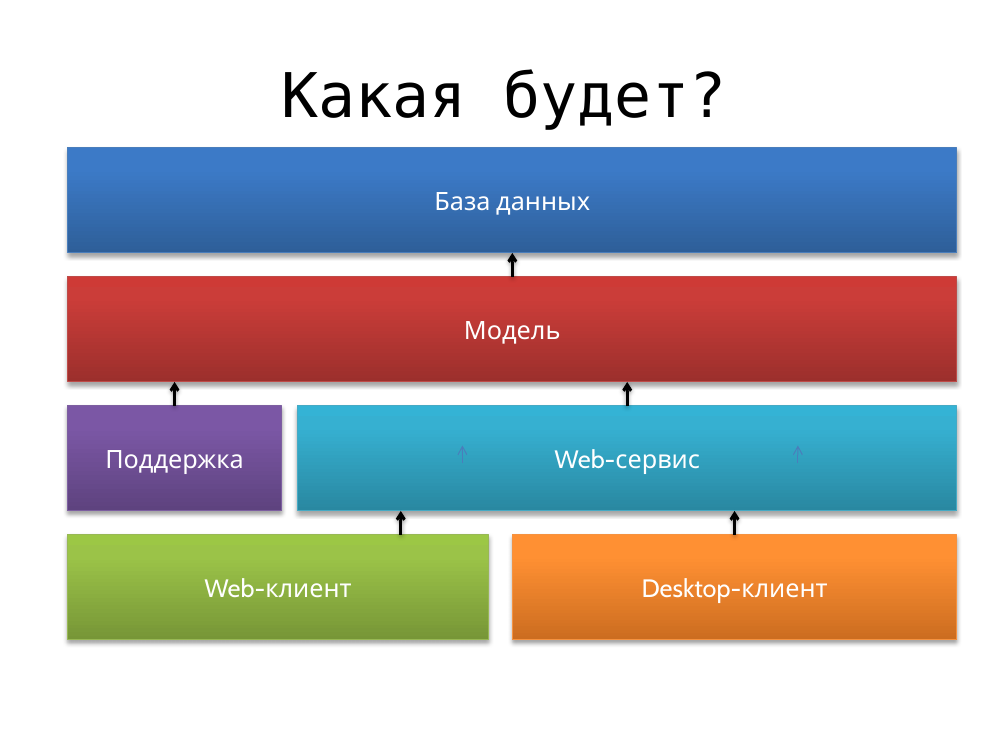
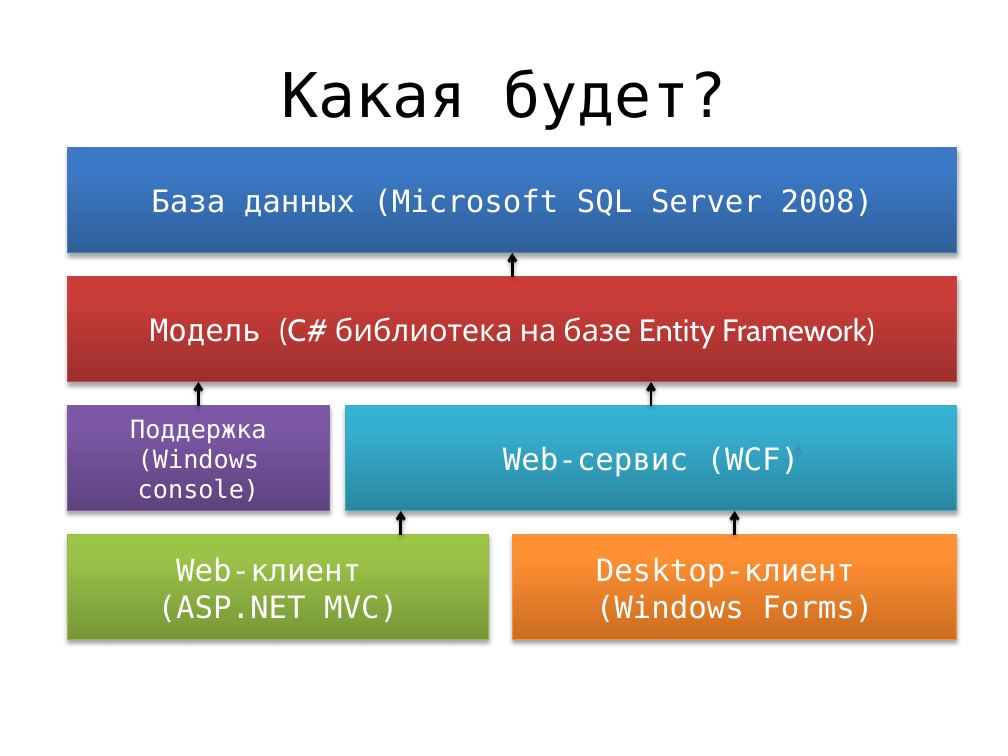
Before and after one commit to jpedraza/Health, a slide deck: slide 15 of Presentation/main.pptx (slide 13 before the commit). Drawn at 1008x756 pixels with LibreOffice and Linux fonts; fonts in the diff are those of the drawing. Boxes give left, top, right and bottom in pixels: in the first picture for what was removed or moved away, otherwise in the second. Text is boxed around its words. In the diff, an @@ line names an element or a change of style, - is before the commit and + after.

```diff
--- a/Presentation/main.pptx
+++ b/Presentation/main.pptx
@@ text in rectangle at [151, 188, 874, 217]: text changed; size 18 to 22 pt; font Cabin to DejaVu Sans Mono @@
-База данных
+База данных (Microsoft SQL Server 2008)
@@ text in rectangle at [150, 317, 875, 348]: text changed; size 18 to 22 pt @@
-Модель
+Модель (C# библиотека на базе Entity Framework)
@@ arrow moved from (174, 406) - (174, 382) to (199, 406) - (199, 382) @@
@@ arrow moved from (627, 406) - (627, 382) to (651, 406) - (651, 382) @@
@@ rectangle "Поддержка": place and size @@
-rectangle "Поддержка" at [68, 406, 282, 511]
+rectangle "Поддержка" at [68, 406, 330, 511]
@@ text in rectangle at [130, 419, 267, 443]: font Cabin to DejaVu Sans Mono in "Поддержка" @@
@@ rectangle "Web-сервис (WCF)": place and size @@
-rectangle "Web-сервис (WCF)" at [297, 406, 957, 511]
+rectangle "Web-сервис (WCF)" at [346, 406, 958, 511]
@@ text in rectangle at [138, 449, 259, 502]: paragraph added @@
+(Windows console)
@@ arrow removed from (463, 464) to (463, 446) @@
@@ text in rectangle at [503, 446, 800, 477]: text changed; size 18 to 22 pt; font Cabin to DejaVu Sans Mono @@
-Web-сервис
+Web-сервис (WCF)
@@ text in rectangle at [176, 557, 361, 582]: size 18 to 22 pt, font Cabin to DejaVu Sans Mono in "Web-клиент" @@
@@ text in rectangle at [596, 557, 855, 588]: size 18 to 22 pt, font Cabin to DejaVu Sans Mono in "Desktop-клиент" @@
@@ text in rectangle at [158, 594, 398, 622]: paragraph added @@
+(ASP.NET MVC)
@@ text in rectangle at [596, 594, 873, 622]: paragraph added @@
+(Windows Forms)
```
Also in this commit, not shown: 2 other slides changed, 12 slides added, 1 slide removed.
